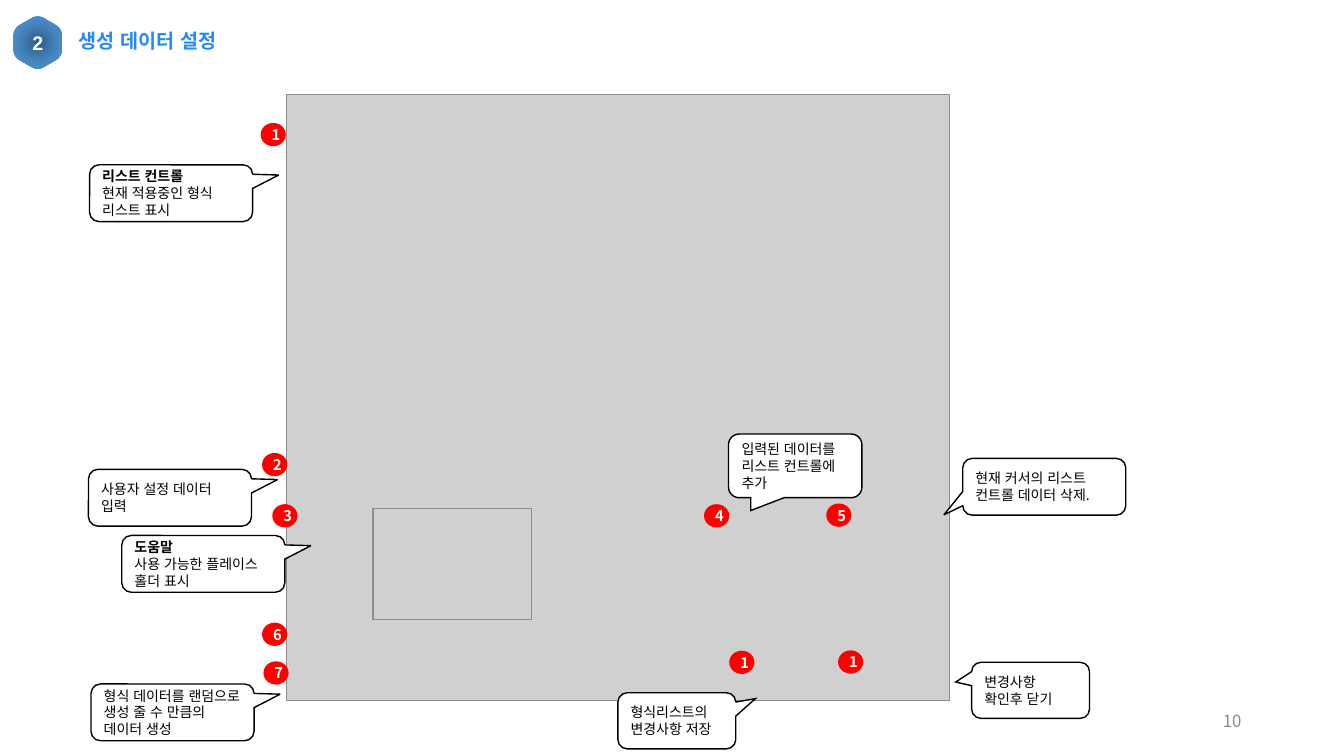
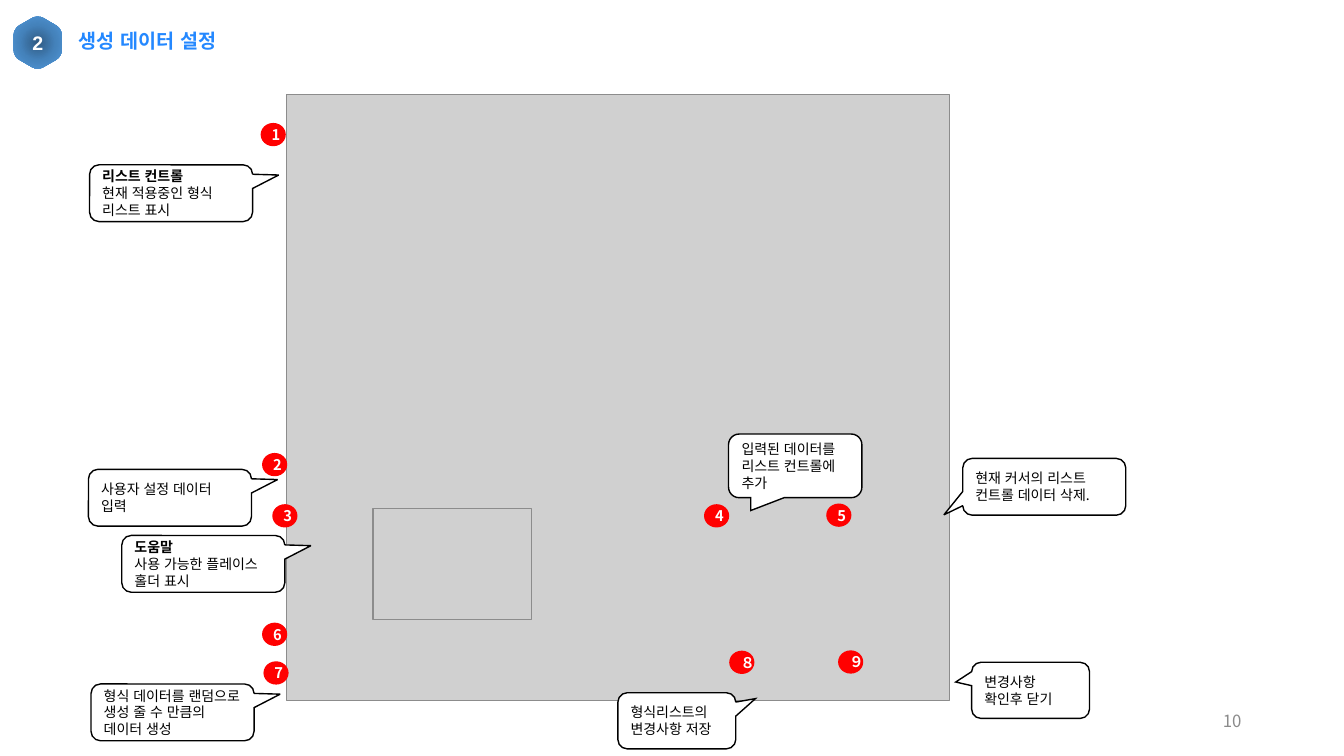
Before and after one commit to synm4/RE2-PCRE2-RegexBench, a slide deck: slide 10 of 정규표현식 라이브러리 성능 비교 (RegexBench) 프로그램 매뉴얼.pptx. Drawn at 1344x756 pixels with LibreOffice and Linux fonts; fonts in the diff are those of the drawing; grey boxes stand for pictures. Boxes give left, top, right and bottom in pixels: in the first picture for what was removed or moved away, otherwise in the second. Text is boxed around its words. In the diff, an @@ line names an element or a change of style, - is before the commit and + after.

```diff
--- a/정규표현식 라이브러리 성능 비교 (RegexBench) 프로그램 매뉴얼.pptx
+++ b/정규표현식 라이브러리 성능 비교 (RegexBench) 프로그램 매뉴얼.pptx
@@ text in ellipse at bbox=[740, 653, 755, 672]: text changed @@
-1
+８
@@ text in ellipse at bbox=[849, 653, 864, 672]: text changed @@
-1
+９
```
Also in this commit, not shown: 11 other slides changed.
